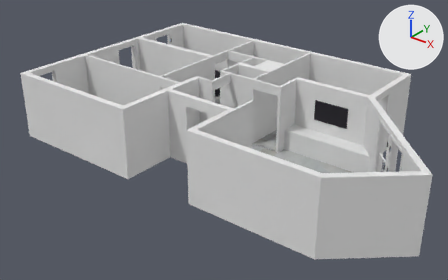
A saved change to the Blender file appartEchelleBlenderRender.blend.
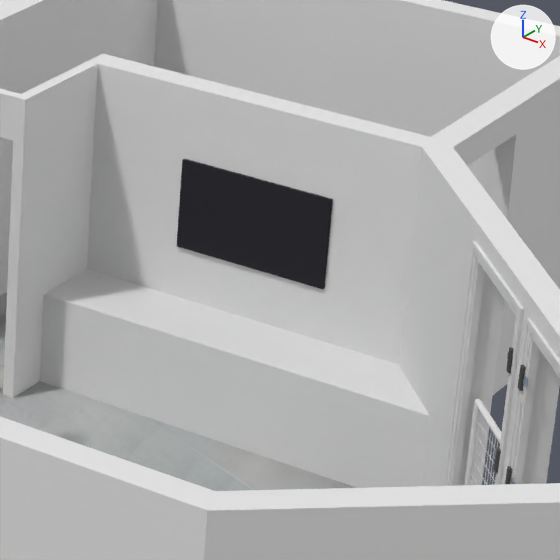
Old and new are each drawn whole from a 50 mm lens placed at (1162.0, -1590.0, 978.0), pointed at (-33.0, -98.0, 52.0) and again close up on the part from 61% to 89% of the width and 23% to 67% of the height. Arrows for +X, +Y and +Z are at upper right; the lights stay in place.

The first close-up shows 'ContourFenetre.001', 'ContourFenetre.002', 'Cube', 'Cube.001', 'GrilleFenetre.001', 'Murs', 'Sol'.
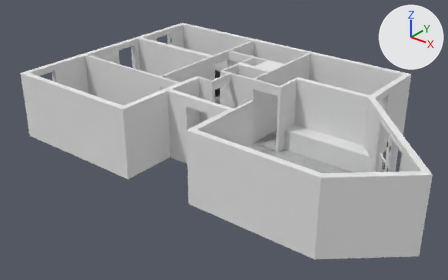
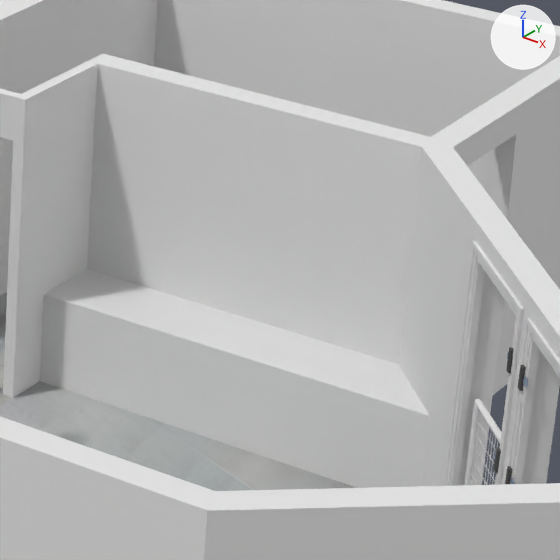
What the commit changed:
Object 'Cube.001' (ob_cube_001) is deleted.

Changed parts and their boxes (x1, y1, x2, y2) in the close-ups (560 x 560 px):
'Cube.001', deleted
    before: (177, 159, 333, 289)
